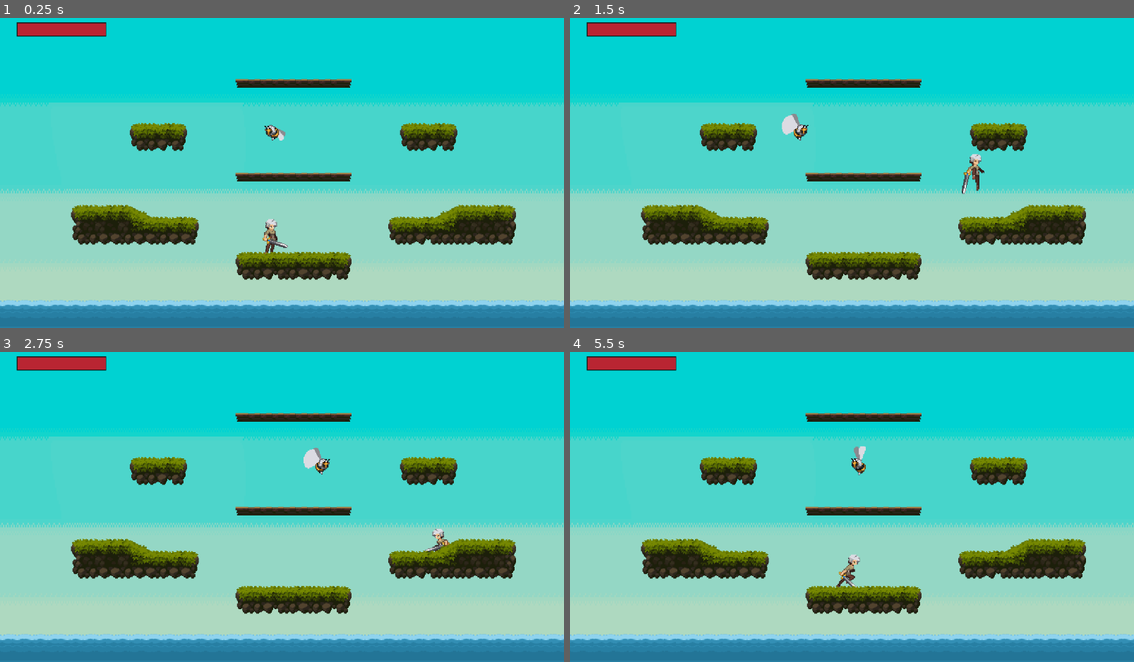
Above: before the commit, frames 1-4 (two rows, left to right).
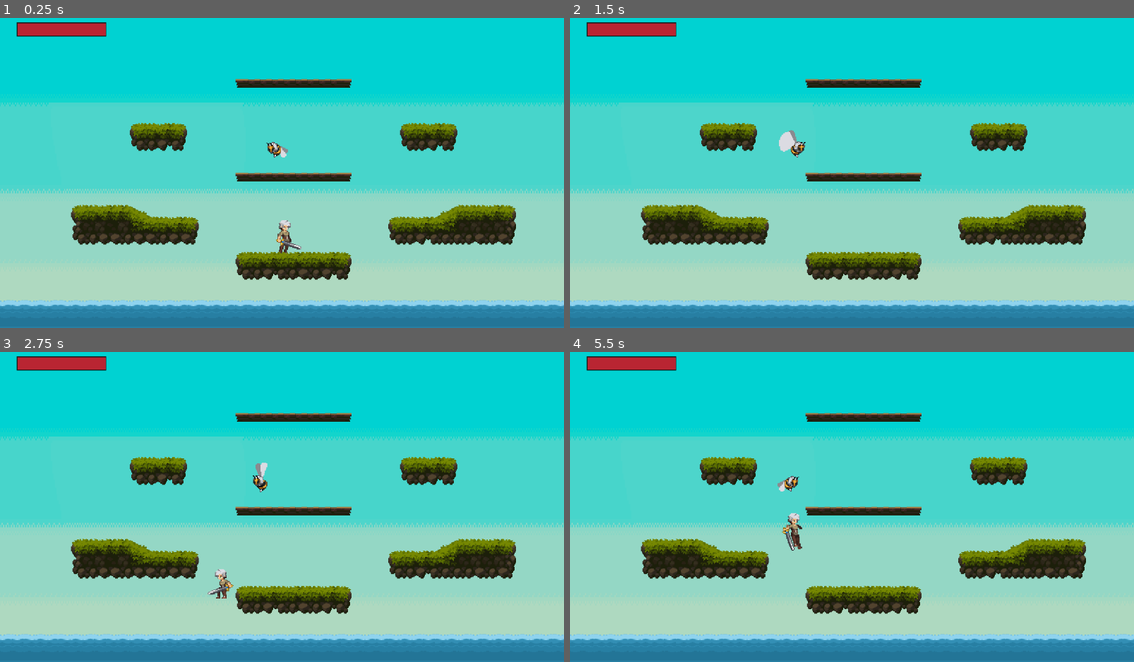
Above: after the commit, the same moments.

Repository: NielsVanheertum-BA/EindprojectProjectManagement
Game: Godot game, scene res://Scenes/game.tscn
Same seed, same stepped clock (60 frames per second), same inputs: the game is played once before the commit and once after it.
Inputs:
- Up to frame 1 (0.25 s): no input
- Up to frame 2 (1.5 s): hold D (right) from 0.53 s (still down); tap Space (jump) at 0.6, 0.77, 1.07, 1.35 s
- Up to frame 3 (2.75 s): tap Space (jump) at 1.52, 1.82, 2.1 s; release D (right) at 2.03 s; hold A (left) from 2.03 s (still down)
- Up to frame 4 (5.5 s): release A (left) at 2.78 s; hold D (right) 2.78-4.28 s; tap Space (jump) at 2.85, 3.02, 3.32, 3.6, 3.77, 4.07, 4.35, 4.52, 4.82, 5.1 s; hold A (left) 4.28-5.03 s; hold D (right) from 5.03 s (still down)

The runs differ from the first frame. In frame 1, 0.7% of the frame differs, in the area x 46-54%, y 34-77%; in frame 2, 0.7%; in frame 3, 0.7%, in the area x 36-80%, y 30-80%; in frame 4, 0.7%.

Commit message:
Added hit animation

Diff:
--- a/eindproject/Scenes/game.tscn
+++ b/eindproject/Scenes/game.tscn
@@ -603,6 +603,7 @@
 texture = ExtResource("1_3dryh")
 
 [node name="Player" parent="." instance=ExtResource("1_ebmjs")]
+position = Vector2(19, -20)
 
 [node name="PlayerHealthBar" parent="Player" instance=ExtResource("3_i6g32")]
 top_level = true
@@ -625,7 +626,7 @@
 shape = SubResource("WorldBoundaryShape2D_3dryh")
 
 [node name="SmallBee" parent="." instance=ExtResource("5_wowpa")]
-position = Vector2(28, -138)
+position = Vector2(31, -115)
 
 [node name="Camera2D" type="Camera2D" parent="."]
 position = Vector2(16.000002, -118)
--- a/eindproject/Scenes/player.tscn
+++ b/eindproject/Scenes/player.tscn
@@ -275,18 +275,18 @@
 }]
 
 [sub_resource type="CapsuleShape2D" id="CapsuleShape2D_3smsa"]
-radius = 6.0
+radius = 8.0
 height = 46.0
 
 [node name="Player" type="CharacterBody2D"]
 script = ExtResource("1_cvnsp")
 
 [node name="AnimatedSprite2D" type="AnimatedSprite2D" parent="."]
-position = Vector2(0, -24)
+position = Vector2(0, -23)
 sprite_frames = SubResource("SpriteFrames_x3wgy")
-animation = &"death"
+animation = &"jump"
 autoplay = "idle"
-frame_progress = 0.045485914
+frame_progress = 0.0780879
 
 [node name="CollisionShape2D" type="CollisionShape2D" parent="."]
 position = Vector2(0, -23)
--- a/eindproject/Scripts/player.gd
+++ b/eindproject/Scripts/player.gd
@@ -7,6 +7,8 @@
 
 @onready var animated_sprite: AnimatedSprite2D = $AnimatedSprite2D
 @onready var player_health_bar: ProgressBar = $PlayerHealthBar
+@onready var collision_shape: CollisionShape2D = $CollisionShape2D
+
 
 
 func _ready() -> void:
@@ -66,8 +68,25 @@
 func _process(delta: float) -> void:
 	if GlobalVariables.playerCurrentHealth != GlobalVariables.playerPreviousHealth :
 		GlobalVariables.playerPreviousHealth = GlobalVariables.playerCurrentHealth
+		spawn_hit_effect(collision_shape.global_position)
 		if GlobalVariables.playerCurrentHealth <= 0:
 			die()
 			player_health_bar.health = 0.0000001
 		else:
 			player_health_bar.health = GlobalVariables.playerCurrentHealth
+
+func spawn_hit_effect(position: Vector2):
+	# Simpel particle effect met modulate
+	var effect = Sprite2D.new()
+	effect.texture = animated_sprite.sprite_frames.get_frame_texture("idle", 0)  # Gebruik een frame
+	effect.global_position = position
+	effect.modulate = Color(1, 0, 0, 0.7)  # Rood semi-transparant
+	effect.scale = Vector2(1, 1)
+	get_parent().add_child(effect)
+
+	# Fade out en verwijder
+	var tween = create_tween()
+	tween.tween_property(effect, "modulate:a", 0.0, 0.3)
+	tween.tween_property(effect, "scale", Vector2(1.5, 1.5), 0.3)
+	tween.tween_callback(effect.queue_free)
+	print("💥 Hit effect spawned!")
Not shown, added: eindproject/export_presets.cfg
